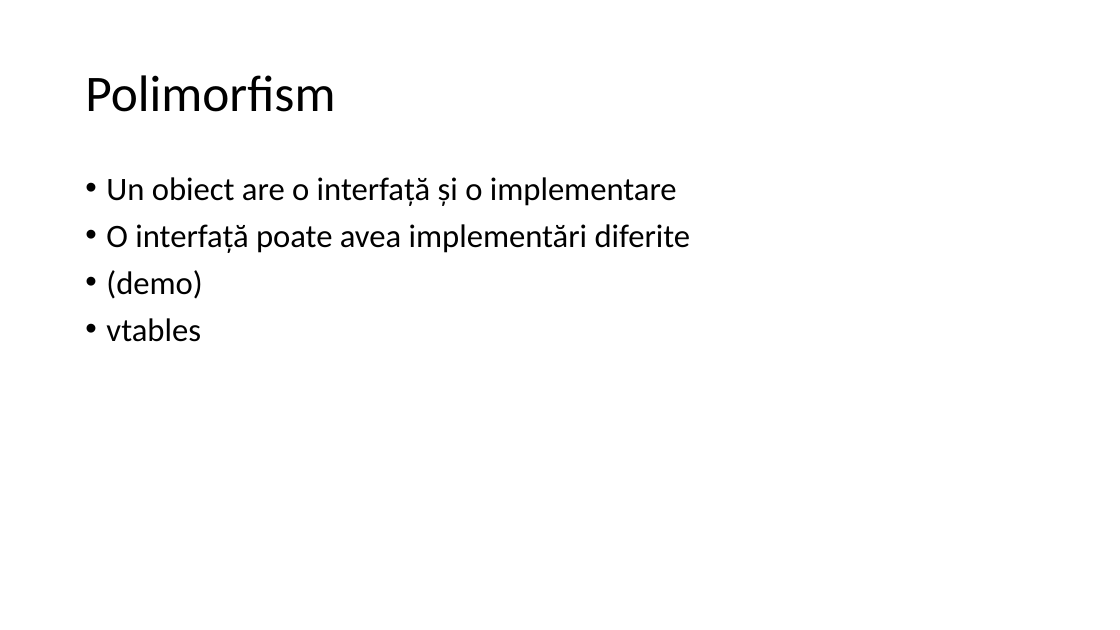
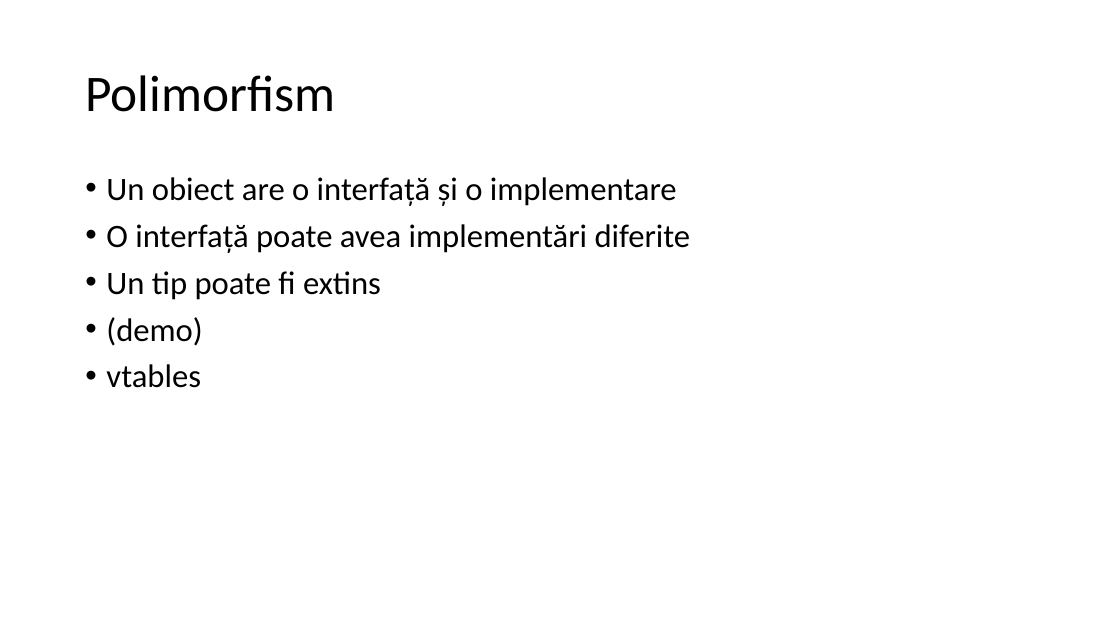
Before and after one commit to lnicola/acpp14, a slide deck: slide 30 of day1/Advanced C++ Day 1.pptx (slide 21 before the commit). Drawn at 1120x630 pixels with LibreOffice and Linux fonts; fonts in the diff are those of the drawing. Boxes give left, top, right and bottom in pixels: in the first picture for what was removed or moved away, otherwise in the second. Text is boxed around its words. In the diff, an @@ line names an element or a change of style, - is before the commit and + after.

```diff
--- a/day1/Advanced C++ Day 1.pptx
+++ b/day1/Advanced C++ Day 1.pptx
@@ text at [106,271,381,300]: paragraph added @@
+• Un tip poate fi extins
```
Also in this commit, not shown: 6 other slides changed, 16 slides added.
